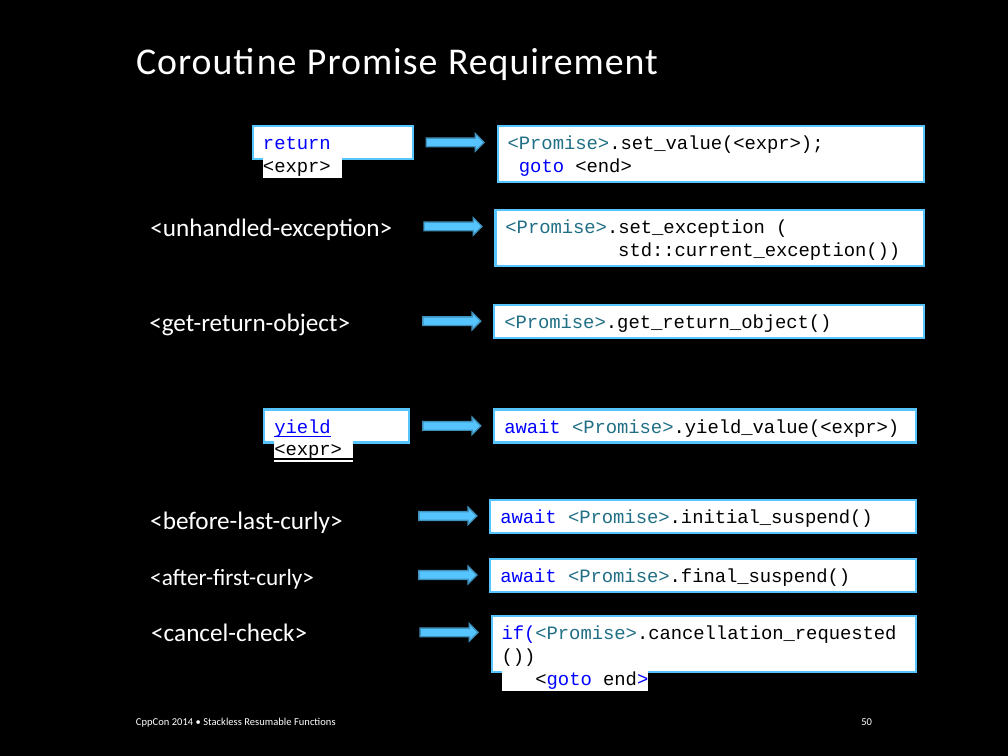
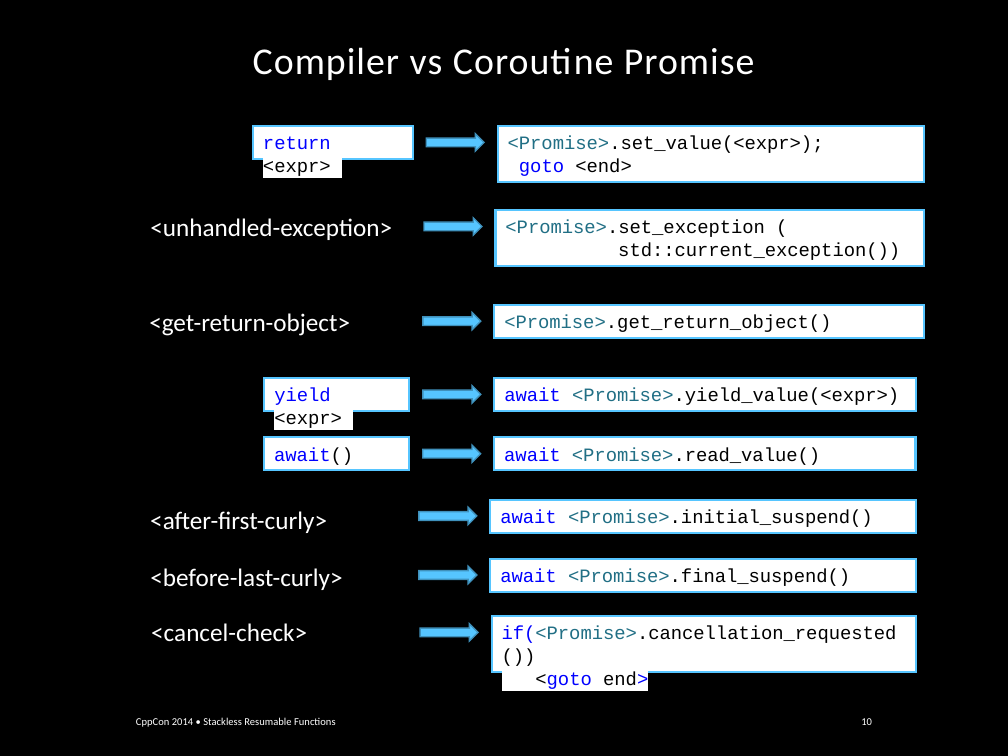
Before and after one commit to GorNishanov/await, a slide deck: slide 10 of Stackless Resumable Functions - Gor Nishanov - CppCon 2014.pptx (slide 50 before the commit). Drawn at 1008x756 pixels with LibreOffice and Linux fonts; fonts in the diff are those of the drawing; background and template pictures are left out. Boxes give left, top, right and bottom in pixels: in the first picture for what was removed or moved away, otherwise in the second. Text is boxed around its words. In the diff, an @@ line names an element or a change of style, - is before the commit and + after.

```diff
--- a/Stackless Resumable Functions - Gor Nishanov - CppCon 2014.pptx
+++ b/Stackless Resumable Functions - Gor Nishanov - CppCon 2014.pptx
@@ title at [253, 47, 754, 80]: text changed @@
-Coroutine Promise Requirement
+Compiler vs Coroutine Promise
@@ rectangle "yield <expr>" at [264, 378, 409, 411]: underline off @@
@@ 2 rectangles, 1 down arrow: place and size @@
-2 rectangles, 1 down arrow at [264, 409, 916, 443]
+2 rectangles, 1 down arrow at [264, 378, 916, 411]
@@ rectangle added at [264, 437, 409, 471], fill #FFFFFF, outline #56C5FF 1.5 pt, 13.5 pt, text #0000FF @@
+await()
@@ down arrow added at [423, 445, 481, 462], fill #56C5FF, outline #4092BD 1 pt @@
@@ rectangle added at [494, 437, 915, 471], fill #FFFFFF, outline #56C5FF 1.5 pt, 13.5 pt, text #000000 @@
+await <Promise>.read_value()
@@ text "<after-first-curly>": place and size @@
-text "<after-first-curly>" at [150, 569, 314, 589]
+text "<after-first-curly>" at [150, 511, 327, 533]
@@ text "<after-first-curly>" at [150, 511, 327, 533]: size 16.6 to 18 pt @@
@@ text "<before-last-curly>": place and size @@
-text "<before-last-curly>" at [150, 511, 342, 533]
+text "<before-last-curly>" at [150, 568, 342, 590]
@@ page number at [861, 718, 872, 725]: text changed @@
-50
+10
```
Also in this commit, not shown: 13 other slides changed, 1 other file.
